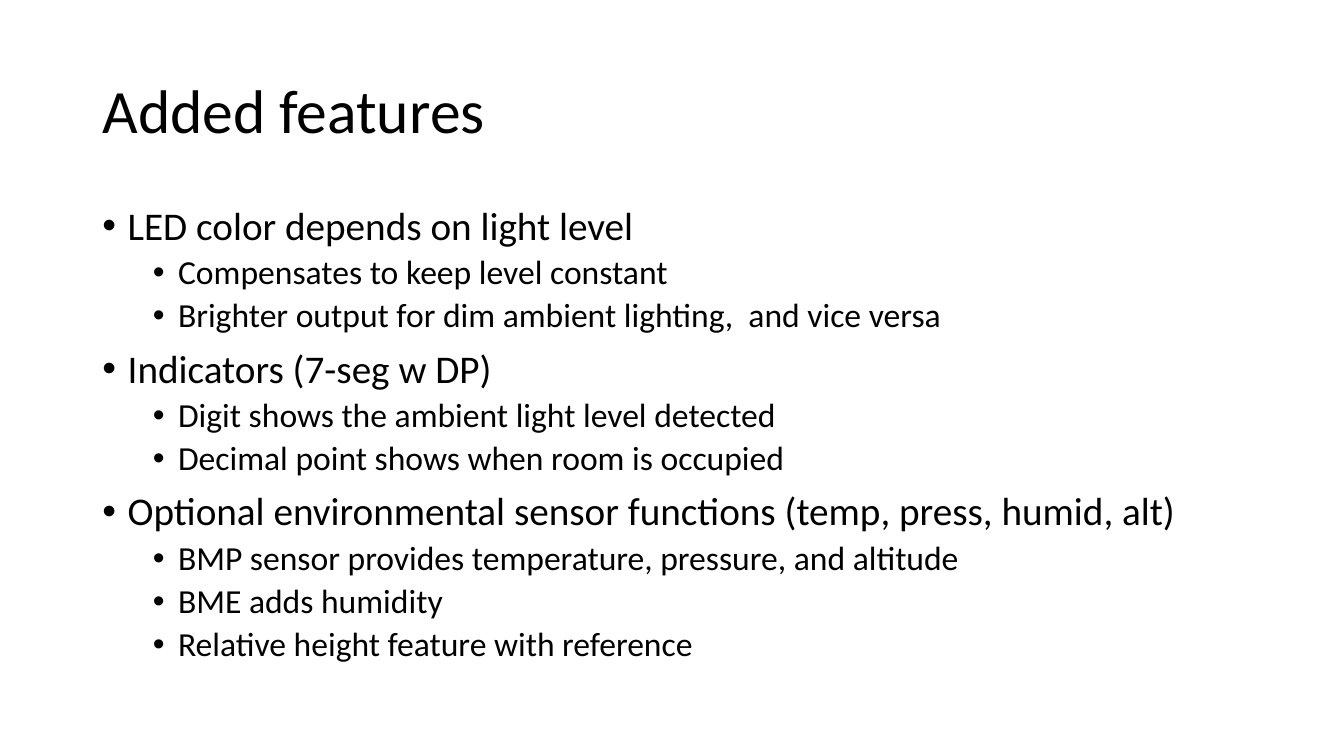
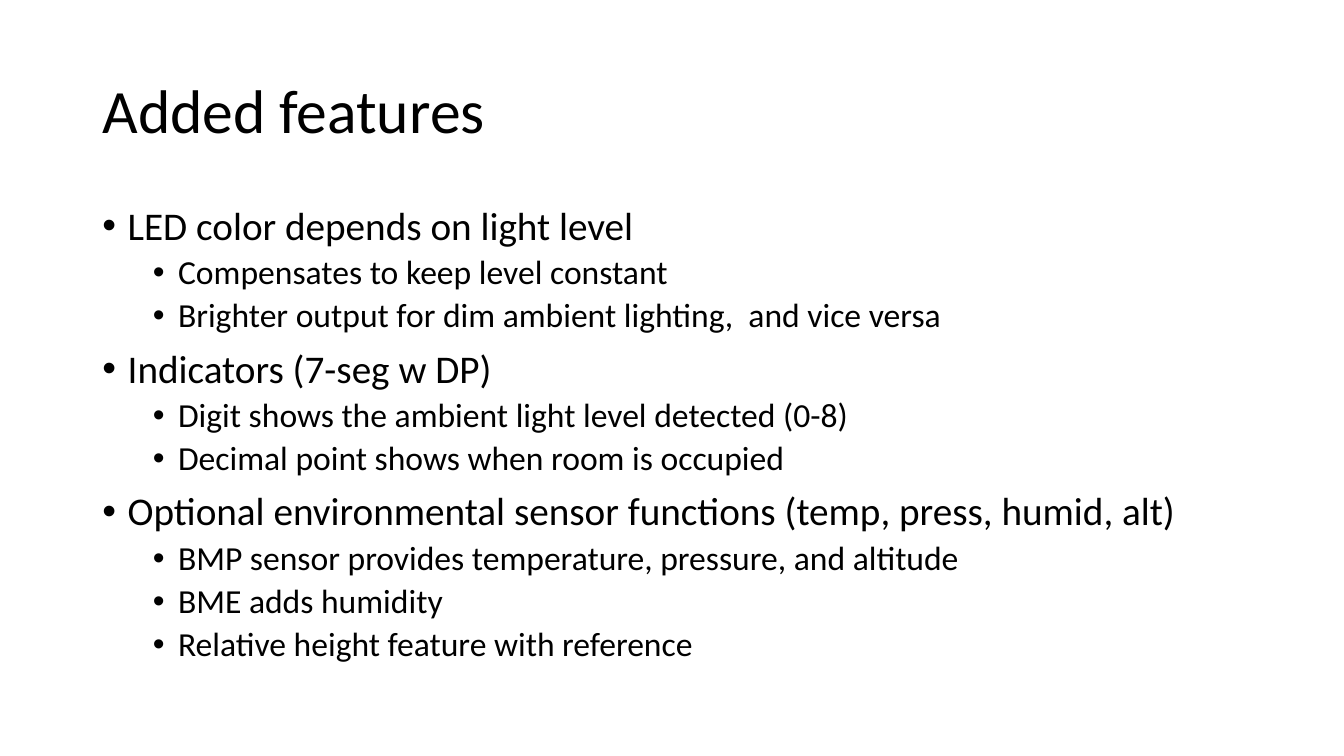
Before and after one commit to EmbeddedSystemClass/FinalProject5381, a slide deck: slide 5 of Final Project 5381.pptx. Drawn at 1344x756 pixels with LibreOffice and Linux fonts; fonts in the diff are those of the drawing. Boxes give left, top, right and bottom in pixels: in the first picture for what was removed or moved away, otherwise in the second. Text is boxed around its words. In the diff, an @@ line names an element or a change of style, - is before the commit and + after.

```diff
--- a/Final Project 5381.pptx
+++ b/Final Project 5381.pptx
@@ text at bbox=[178, 402, 848, 433]: text changed @@
-  • Digit shows the ambient light level detected
+  • Digit shows the ambient light level detected (0-8)
```
Also in this commit, not shown: 7 other slides changed, 2 other files.
